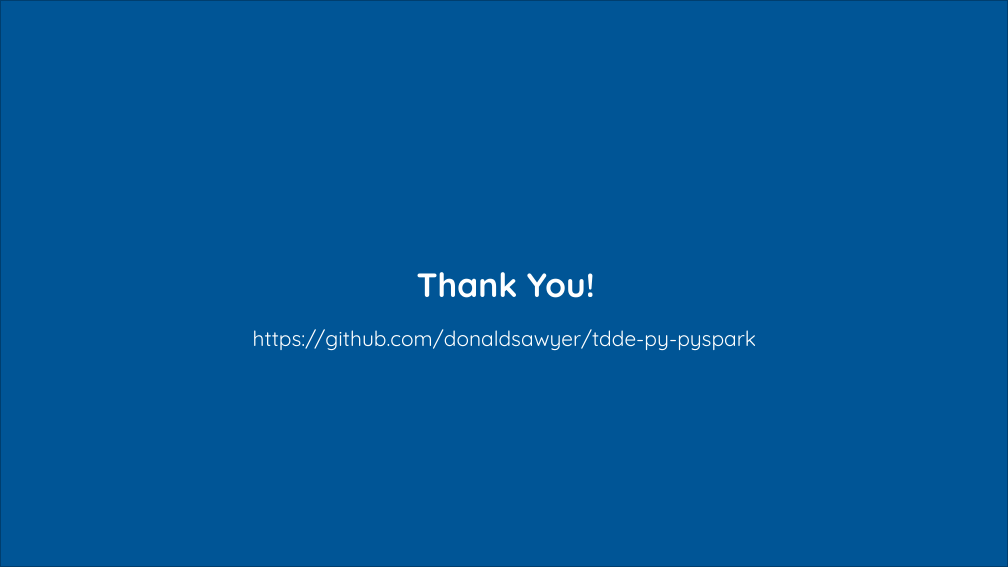
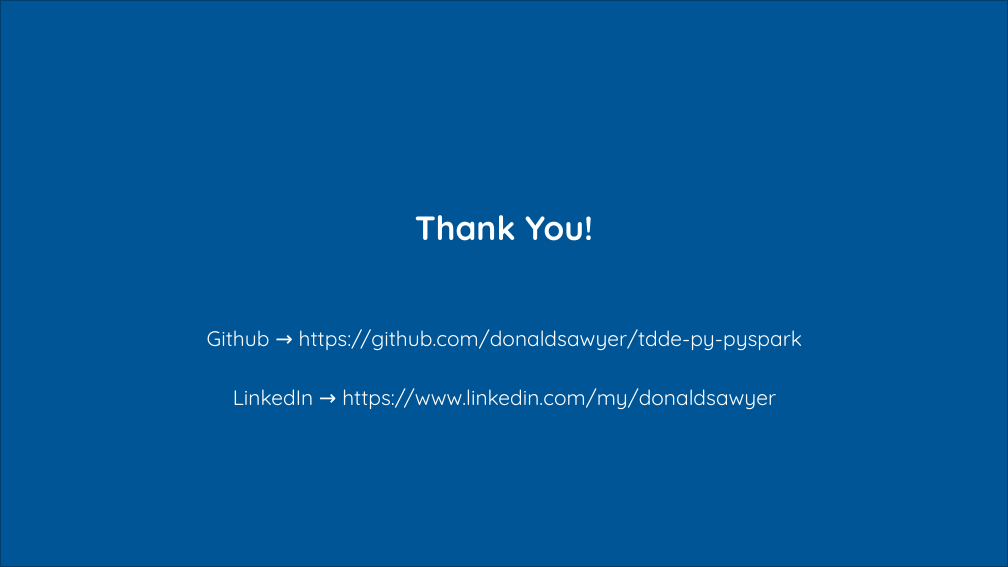
Before and after one commit to donaldsawyer/tdde-py-pyspark, a slide deck: slide 37 of tdde-py-pyspark-glue-docker-vscode.pptx. Drawn at 1008x567 pixels with LibreOffice and Linux fonts; fonts in the diff are those of the drawing; background and template pictures are left out. Boxes give left, top, right and bottom in pixels: in the first picture for what was removed or moved away, otherwise in the second. Text is boxed around its words. In the diff, an @@ line names an element or a change of style, - is before the commit and + after.

Commit message:
added linkedin to final slide

```diff
--- a/tdde-py-pyspark-glue-docker-vscode.pptx
+++ b/tdde-py-pyspark-glue-docker-vscode.pptx
@@ title "Thank You!": place and size @@
-title "Thank You!" at [417,272,595,298]
+title "Thank You!" at [415,215,593,241]
@@ text at [207,329,802,410]: text changed @@
-https://github.com/donaldsawyer/tdde-py-pyspark
+Github → https://github.com/donaldsawyer/tdde-py-pyspark
+LinkedIn → https://www.linkedin.com/my/donaldsawyer
```
